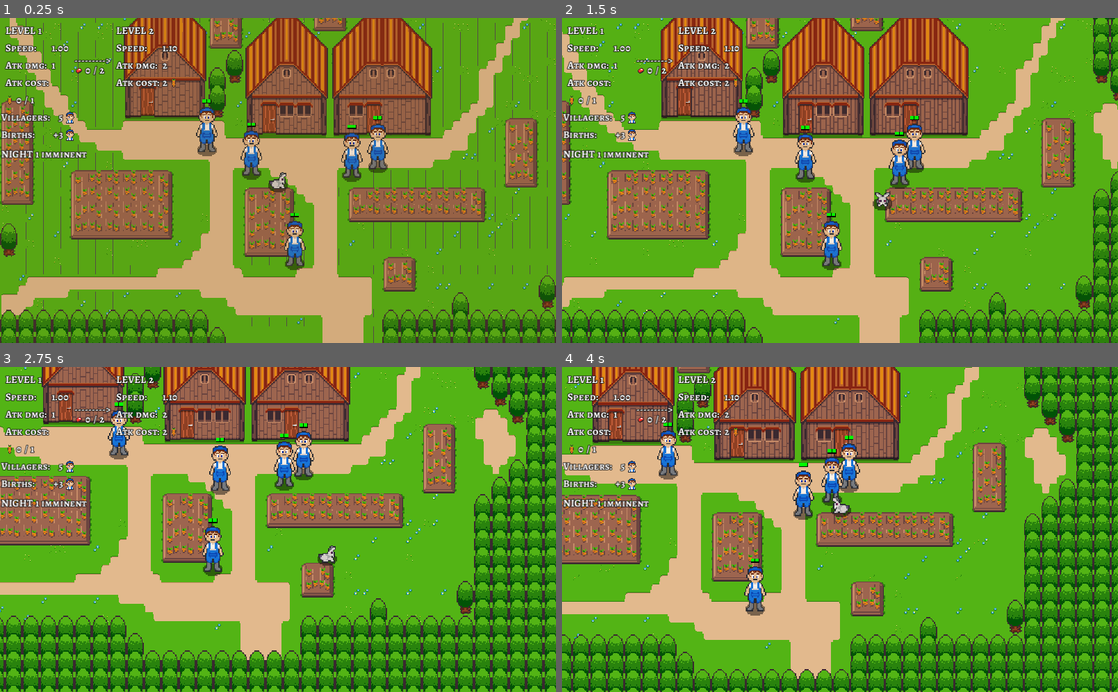
Above: before the commit, frames 1-4 (two rows, left to right).
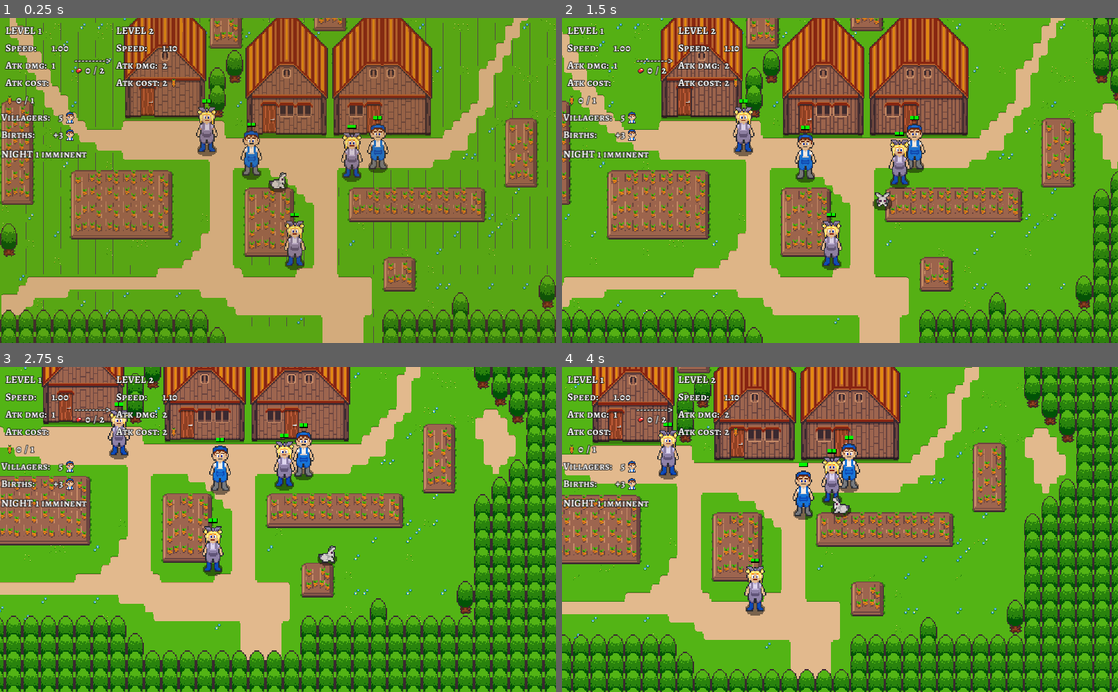
Above: after the commit, the same moments.

Repository: axerosh/rabbit-rampage
Game: Godot game, scene res://level2.tscn
Same seed, same stepped clock (60 frames per second), same inputs: the game is played once before the commit and once after it.
Inputs:
- Up to frame 1 (0.25 s): no input
- Up to frame 2 (1.5 s): tap Enter at 0.5 s; hold D (move_right) 0.53-1.28 s; tap Space (attack) at 0.6, 1.35 s; hold S (move_down) from 1.28 s (still down)
- Up to frame 3 (2.75 s): release S (move_down) at 2.03 s; hold D (move_right) from 2.03 s (still down); tap Space (attack) at 2.1 s
- Up to frame 4 (4 s): release D (move_right) at 2.78 s; hold W (move_up) 2.78-3.53 s; tap Space (attack) at 2.85, 3.6 s; hold A (move_left) from 3.53 s (still down)

The runs differ from the first frame. In frame 1, 0.8% of the frame differs, in the area x 35-65%, y 27-77%; in frame 2, 0.8%, in the area x 30-63%, y 27-77%; in frame 3, 0.7%; in frame 4, 0.8%.

Commit message:
Add female villager

Diff:
--- a/humans/farmer.gd
+++ b/humans/farmer.gd
@@ -10,6 +10,9 @@
 const min_time_waiting: float = 0.5;
 const max_time_waiting: float = 3.5;
 const pursuer_detection_range_squared: float = 10000.0;
+
+export var female_skin: StreamTexture = preload("res://images/farmerz_2_electric_boggalooz.png");
+export var male_skin: StreamTexture = preload("res://images/farmerz.png");
 
 var time_between_drops: float = rand_range(min_time_between_drops, max_time_between_drops)
 var time_until_drop: float = time_between_drops
@@ -25,6 +28,11 @@
 	var is_evil = false
 	init_health(is_evil)
 	var _result = connect("died", self, "on_death")
+	var is_female = ceil(randi() % 2) == 1
+	if is_female:
+		$Sprite.texture = female_skin
+	else:
+		$Sprite.texture = male_skin
 
 func on_death(_human: Human):
 	drop_flesh()
Binary file added: images/farmerz_2_electric_boggalooz.png
Not shown, added: images/farmerz_2_electric_boggalooz.png.import
